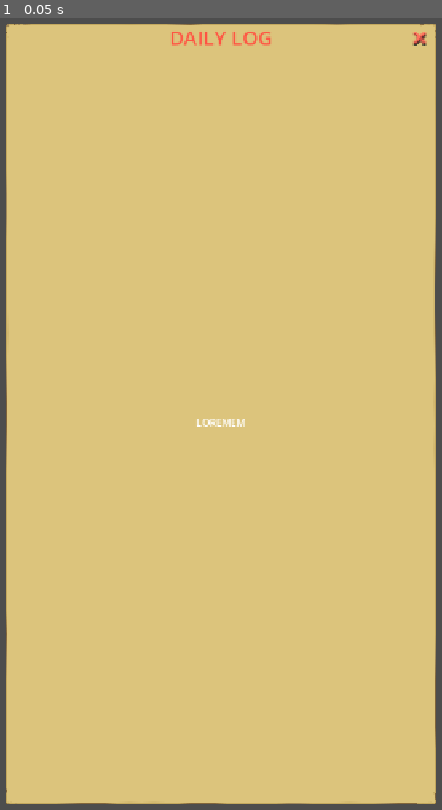
Above: before the commit, frame 1.
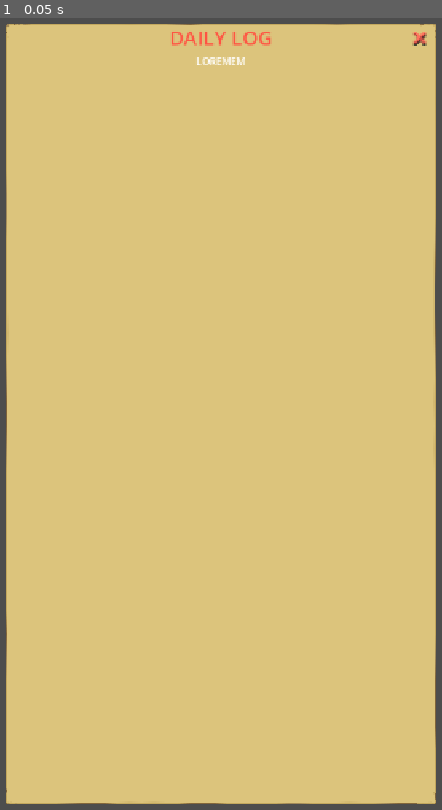
Above: after the commit, the same moment.

Repository: ActuallySanta/Fantasy-Guild-Manager
Game: Godot game, scene res://Scenes/UI/Reusable Elements/dialogue_box.tscn
Same seed, same stepped clock (60 frames per second), same inputs: the game is played once before the commit and once after it. This scene is started directly instead of the project's main scene.
Inputs:
- Up to frame 1 (0.05 s): no input

The runs differ from the first frame. In frame 1, 0.2% of the frame differs, in the area x 44-56%, y 4-52%.

Commit message:
Update dialogue_box.tscn

Diff:
--- a/Scenes/UI/Reusable Elements/dialogue_box.tscn
+++ b/Scenes/UI/Reusable Elements/dialogue_box.tscn
@@ -46,7 +46,7 @@
 
 [node name="Banner Title" type="Label" parent="Background/VBoxContainer" unique_id=1148823556]
 layout_mode = 2
-size_flags_vertical = 2
+size_flags_vertical = 0
 text = "DAILY LOG"
 label_settings = SubResource("LabelSettings_u27lg")
 horizontal_alignment = 1
